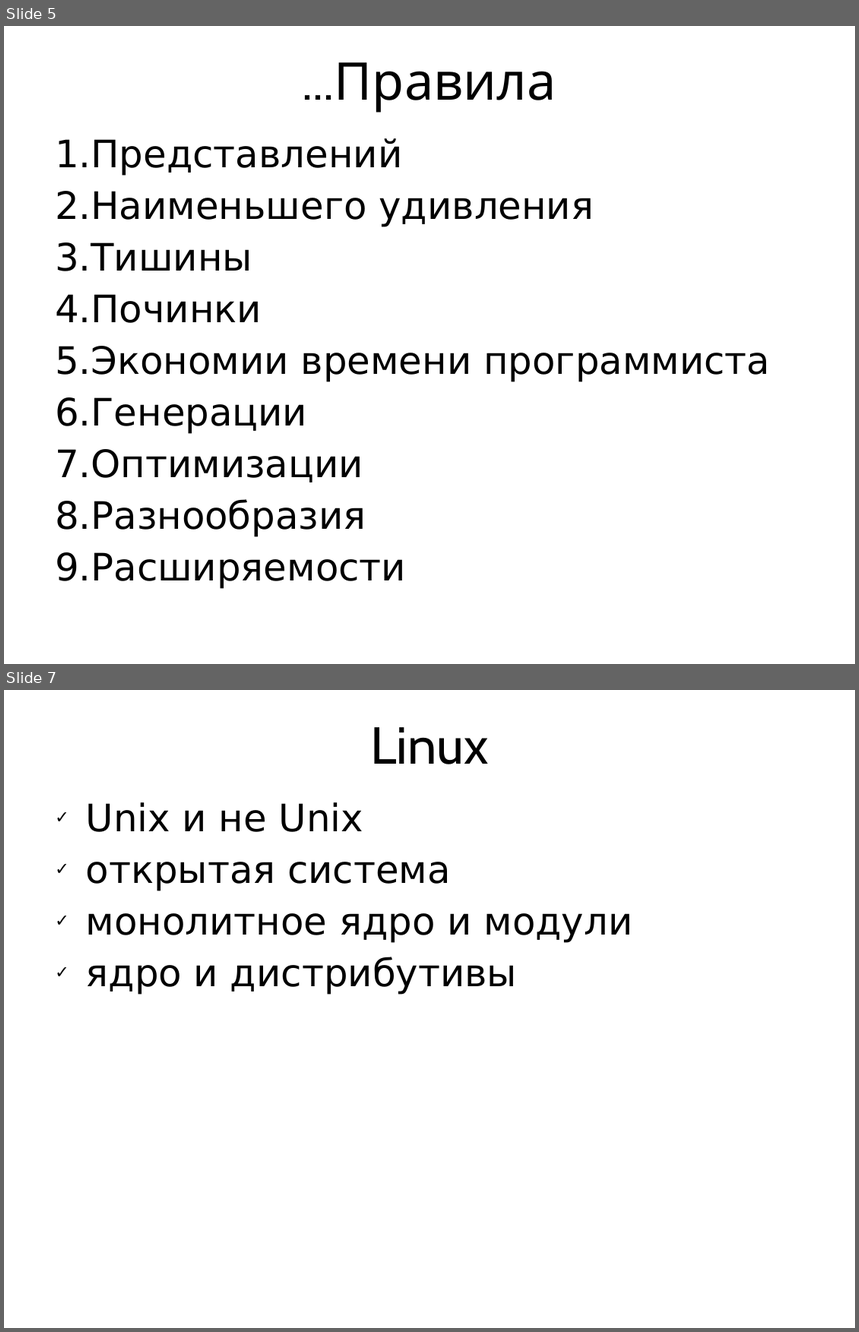
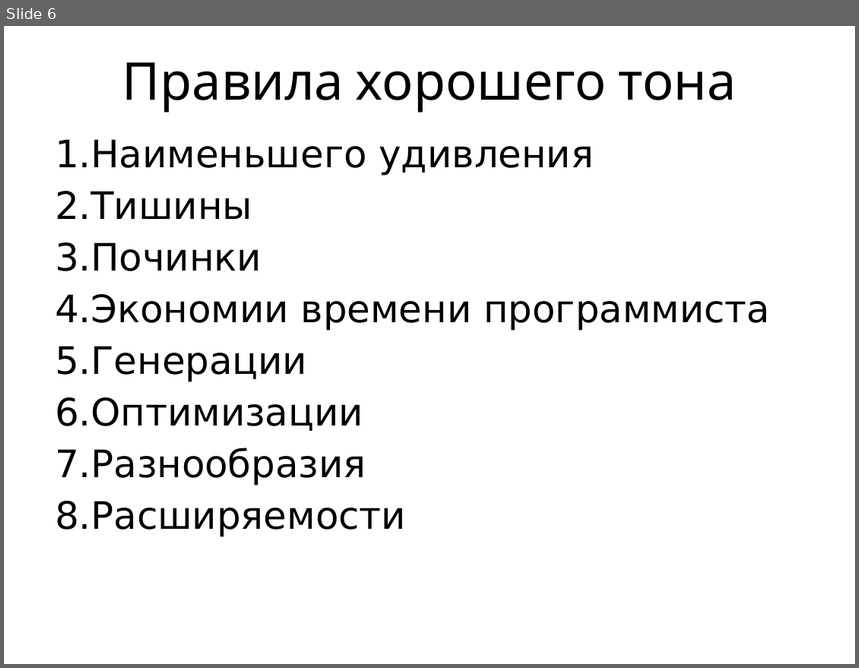
Before and after one commit to vseloved/kpi-spos, a slide deck: lec/11-unix/unix.ppt. Shown one above the other, each under a label of ours: slides 5 and 7 before the commit, slide 6 after it; the slides between them are not shown. The pictures are 859x1332 and 859x668 pixels, drawn with LibreOffice and Linux fonts; fonts in the diff are those of the drawing. Boxes give left, top, right and bottom in pixels: in the first picture for what was removed or moved away, otherwise in the second. Text is boxed around its words. In the diff, an @@ line names an element or a change of style, - is before the commit and + after.

```diff
--- a/lec/11-unix/unix.ppt
+++ b/lec/11-unix/unix.ppt
@@ slide 7 removed at (4, 690, 855, 1328), background #FFFFFF @@
@@ title removed at (370, 727, 488, 764) @@
-Linux
@@ text removed at (86, 802, 633, 995) @@
-✓ Unix и не Unix
-✓ открытая система
-✓ монолитное ядро и модули
-✓ ядро и дистрибутивы
@@ what was slide 5 is now slide 6 @@
@@ slide 6 changed as well @@
@@ title at (122, 62, 736, 113): text changed @@
-...Правила
+Правила хорошего тона
@@ text at (55, 138, 402, 176): paragraph removed @@
-1. Представлений
```
Also in this commit, not shown: 3 other slides changed, 3 slides added, 6 other slides removed, 56 other files.
